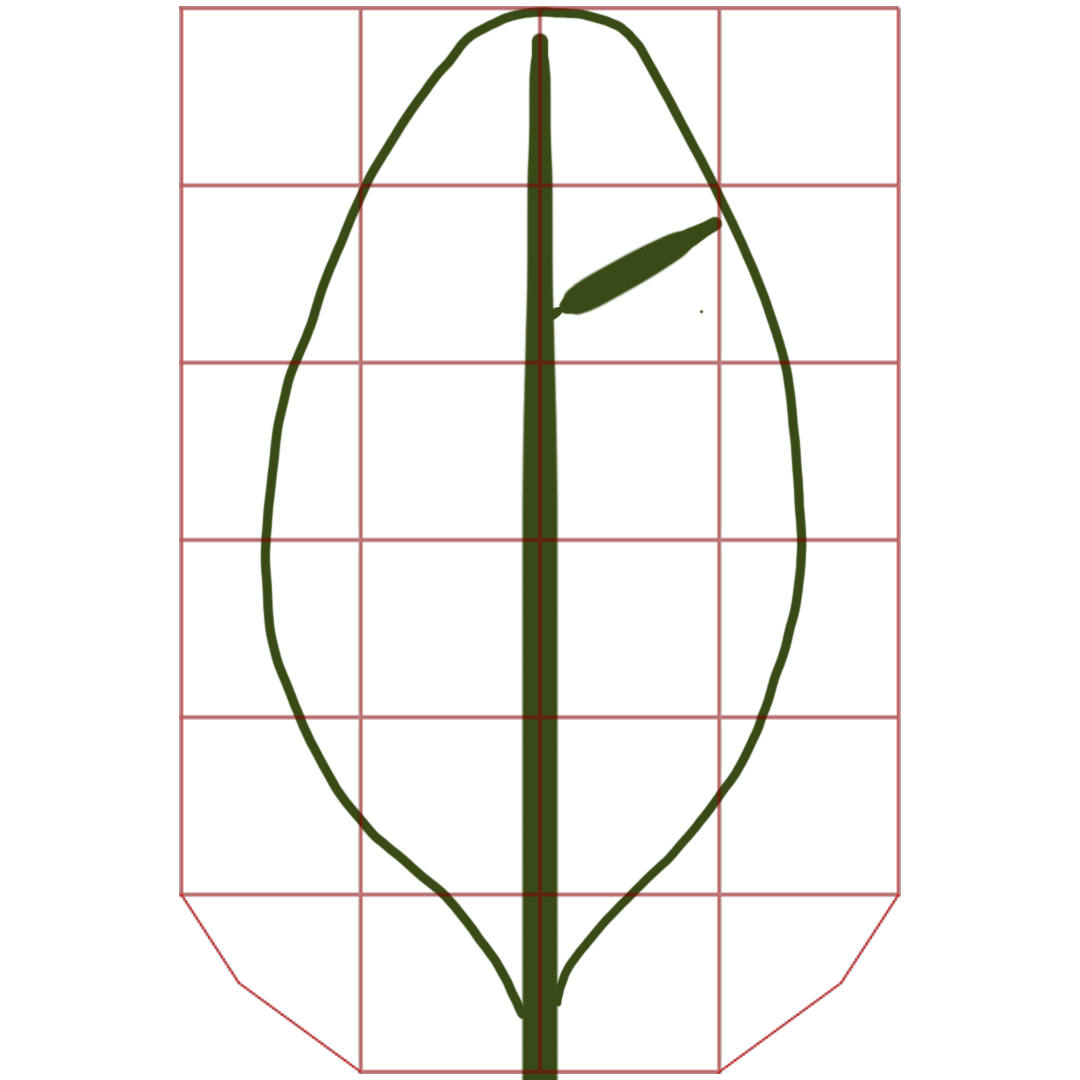
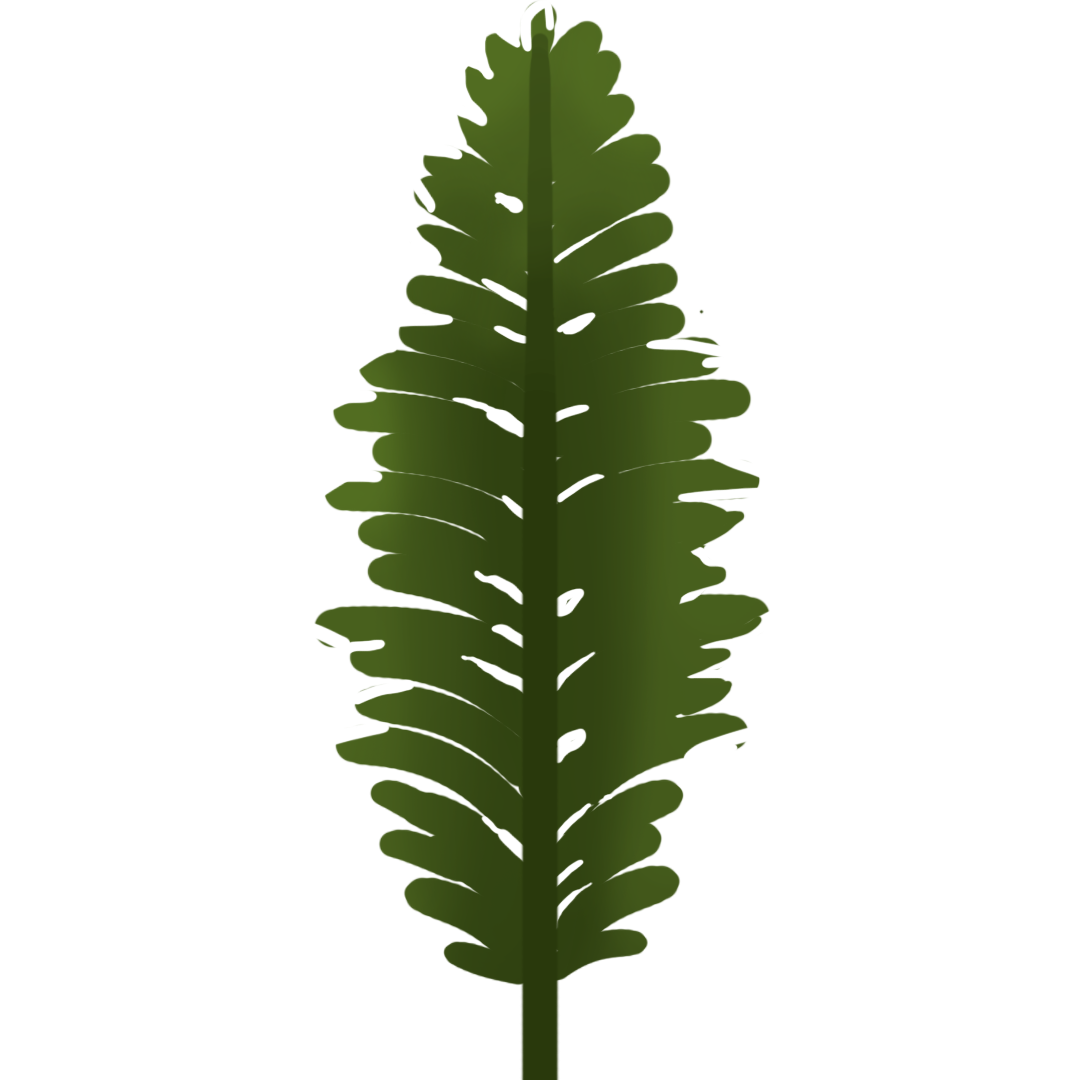
Comparing the layer stacks of the two w=1080, h=1080 images. Changes:
hid "ref" over [179, 6, 901, 1074]
moved "Layer 1" above "Layer 3", painted on it over [519, 32, 724, 1080]
renamed "Layer 2" to "Layer 3", painted on it over [259, 0, 808, 1020]
